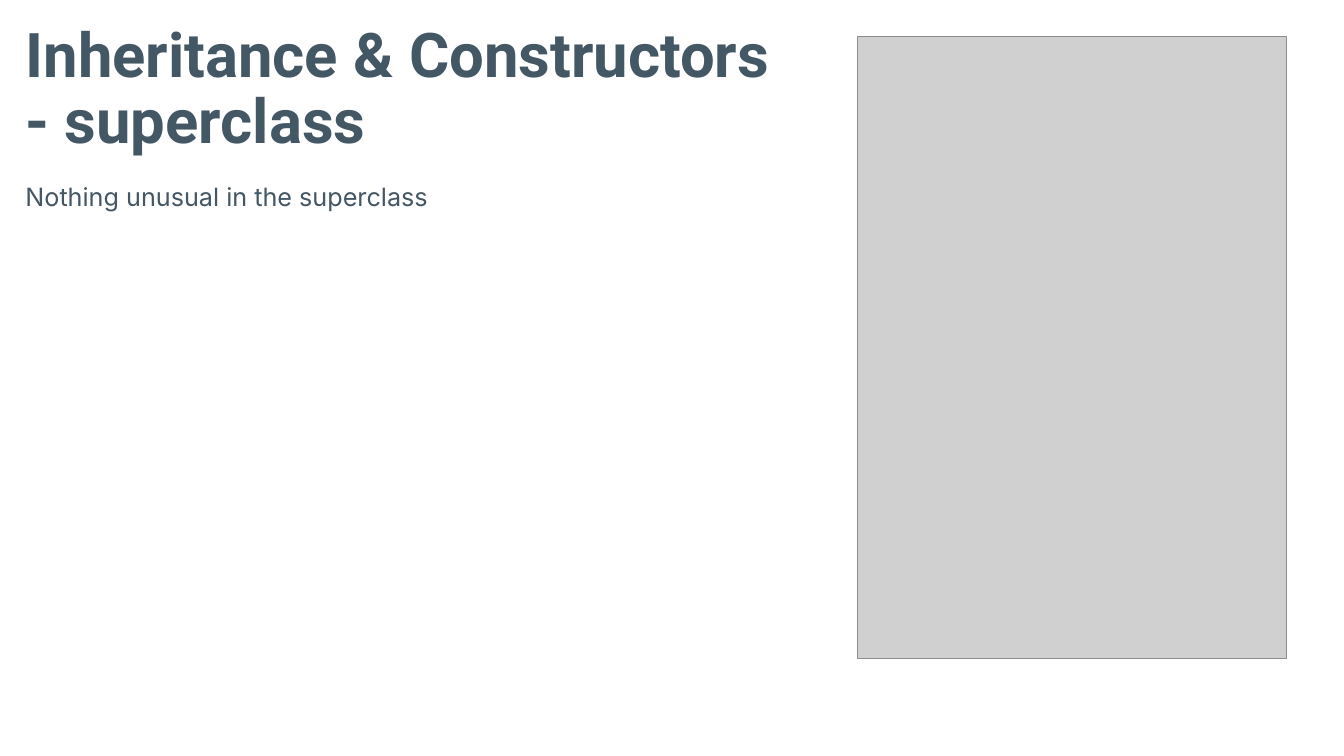
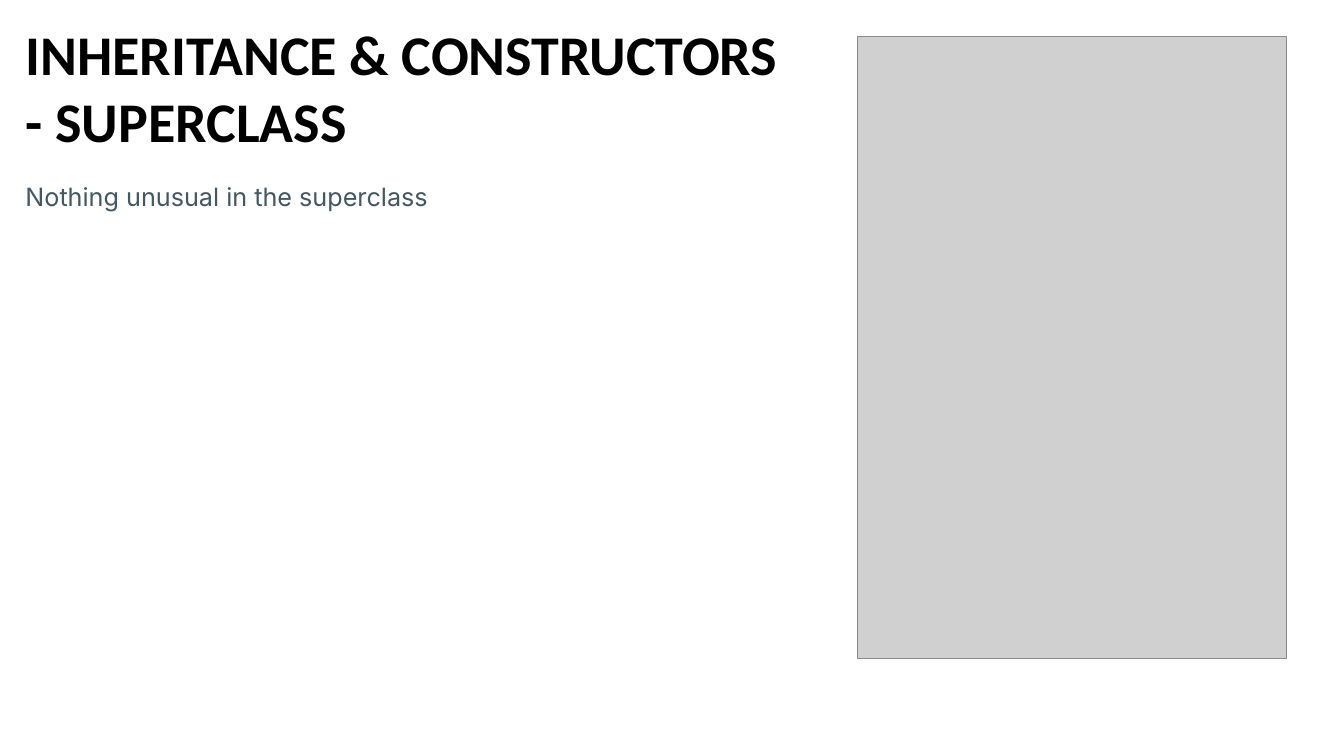
Before and after one commit to Programming-Fundamentals-SETU/prog-fund-2-jan-26, a slide deck: slide 18 of topic08-inheritance/unit-08a-lectures/talk-3-inheritance-v2/a-inheritance-v2.pptx. Drawn at 1344x756 pixels with LibreOffice and Linux fonts; fonts in the diff are those of the drawing; grey boxes stand for pictures. Boxes give left, top, right and bottom in pixels: in the first picture for what was removed or moved away, otherwise in the second. Text is boxed around its words. In the diff, an @@ line names an element or a change of style, - is before the commit and + after.

```diff
--- a/topic08-inheritance/unit-08a-lectures/talk-3-inheritance-v2/a-inheritance-v2.pptx
+++ b/topic08-inheritance/unit-08a-lectures/talk-3-inheritance-v2/a-inheritance-v2.pptx
@@ title "INHERITANCE & CONSTRUCTORS - SUPERCLASS" at box(26, 38, 777, 143): vertical alignment bottom to top @@
@@ title at box(26, 38, 777, 143): text changed; size 44 to 40 pt; font Roboto to Calibri; text colour #435765 to #000000 @@
-Inheritance & Constructors
-- superclass
+INHERITANCE & CONSTRUCTORS
+- SUPERCLASS
```
Also in this commit, not shown: 17 other slides changed, 10 other files.
